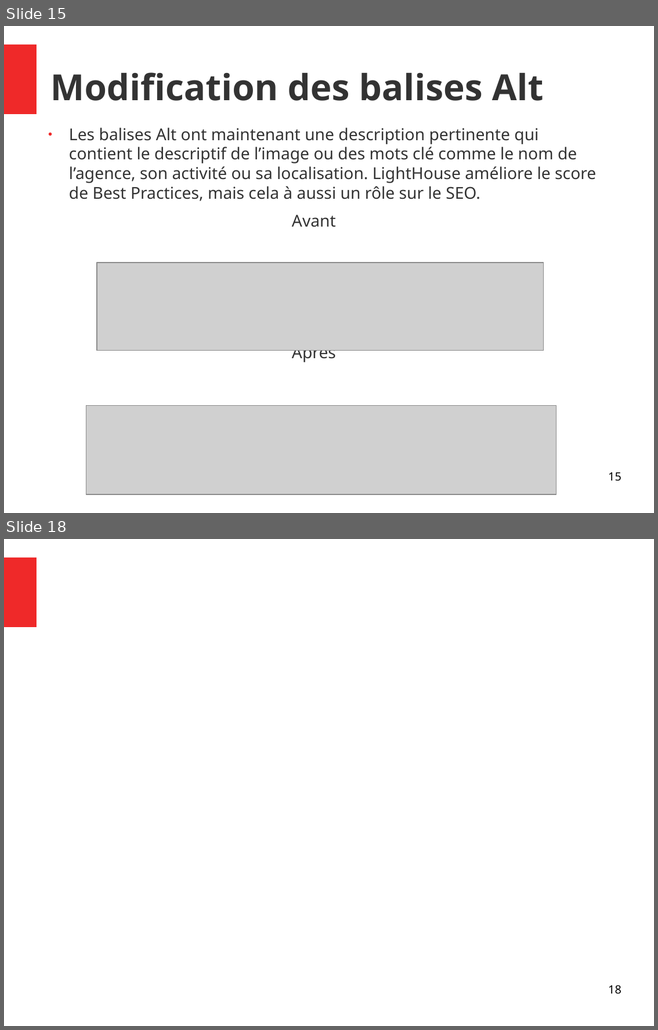
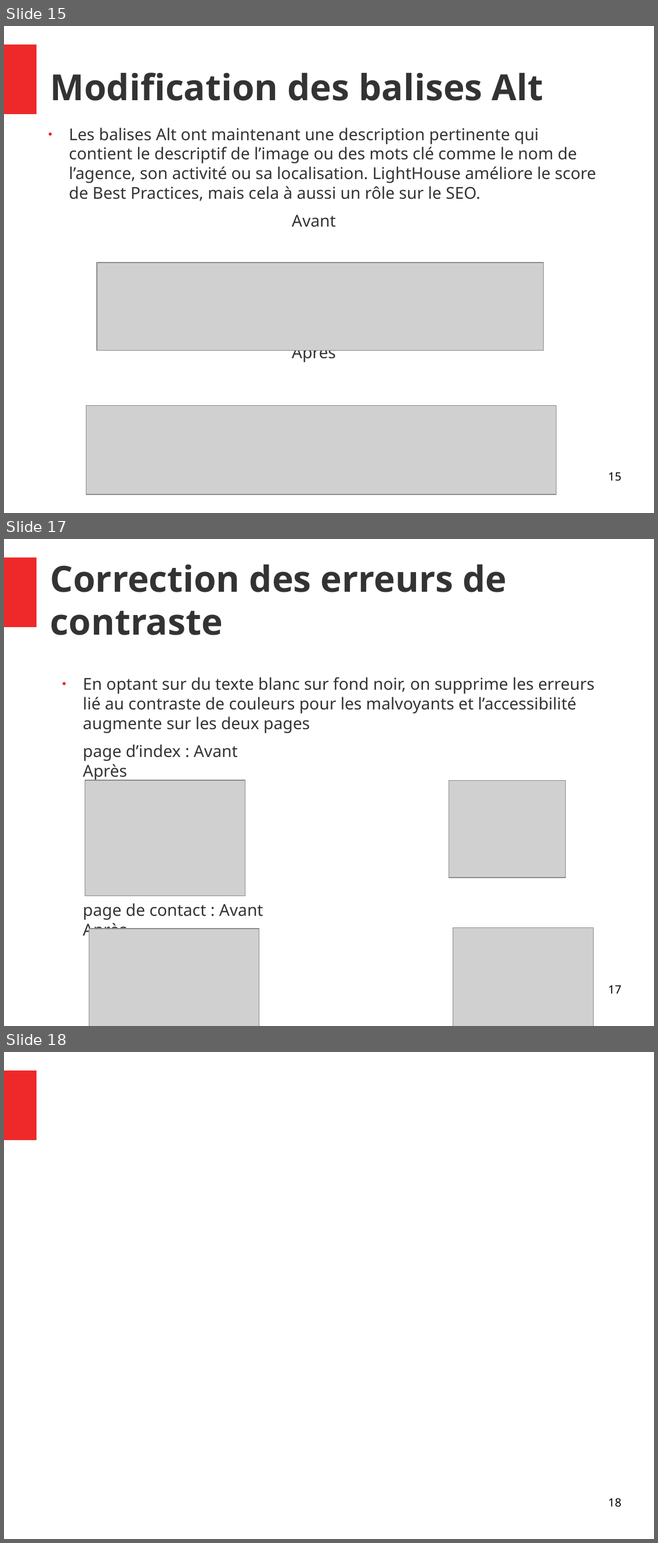
Before and after one commit to Vincent055681/VincentDiRaimondo_4_10052021, a slide deck: audit/Rapport.odp. Shown one above the other, each under a label of ours: slides 15 and 18 before the commit, slides 15, 17 and 18 after it; the slides between them are not shown. The pictures are 658x1030 and 658x1543 pixels, drawn with LibreOffice and Linux fonts; fonts in the diff are those of the drawing; grey boxes stand for pictures. Boxes give left, top, right and bottom in pixels: in the first picture for what was removed or moved away, otherwise in the second. Text is boxed around its words. In the diff, an @@ line names an element or a change of style, - is before the commit and + after.

Commit message:
Plus d'erreur de contraste

```diff
--- a/audit/Rapport.odp
+++ b/audit/Rapport.odp
@@ slide 17 added at [4,539,654,1026], background #FFFFFF; not listed: 1 template element that a slide beside it also shows @@
@@ title added at [50,565,506,635], 44 pt, text #333333, bold @@
+Correction des erreurs de contraste
@@ text added at [83,677,594,940], 20 pt, text #333333 @@
+● En optant sur du texte blanc sur fond noir, on supprime les erreurs lié au contraste de couleurs pour les malvoyants et l’accessibilité augmente sur les deux pages
+page d’index : Avant Après
+page de contact : Avant Après
@@ picture added at [85,780,246,896] @@
@@ picture added at [449,781,566,878] @@
@@ picture added at [89,929,260,1026] @@
@@ picture added at [452,928,593,1026] @@
@@ page number added at [608,986,621,994], 14 pt, text #000000 @@
+17
```
Also in this commit, not shown: 1 other slide added, 2 slides removed, 4 other files.
